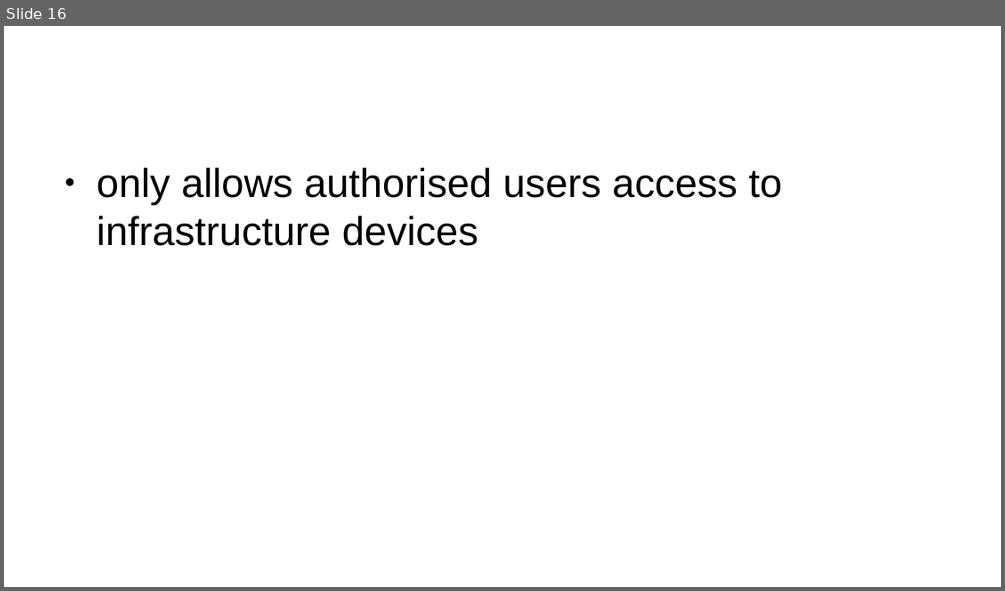
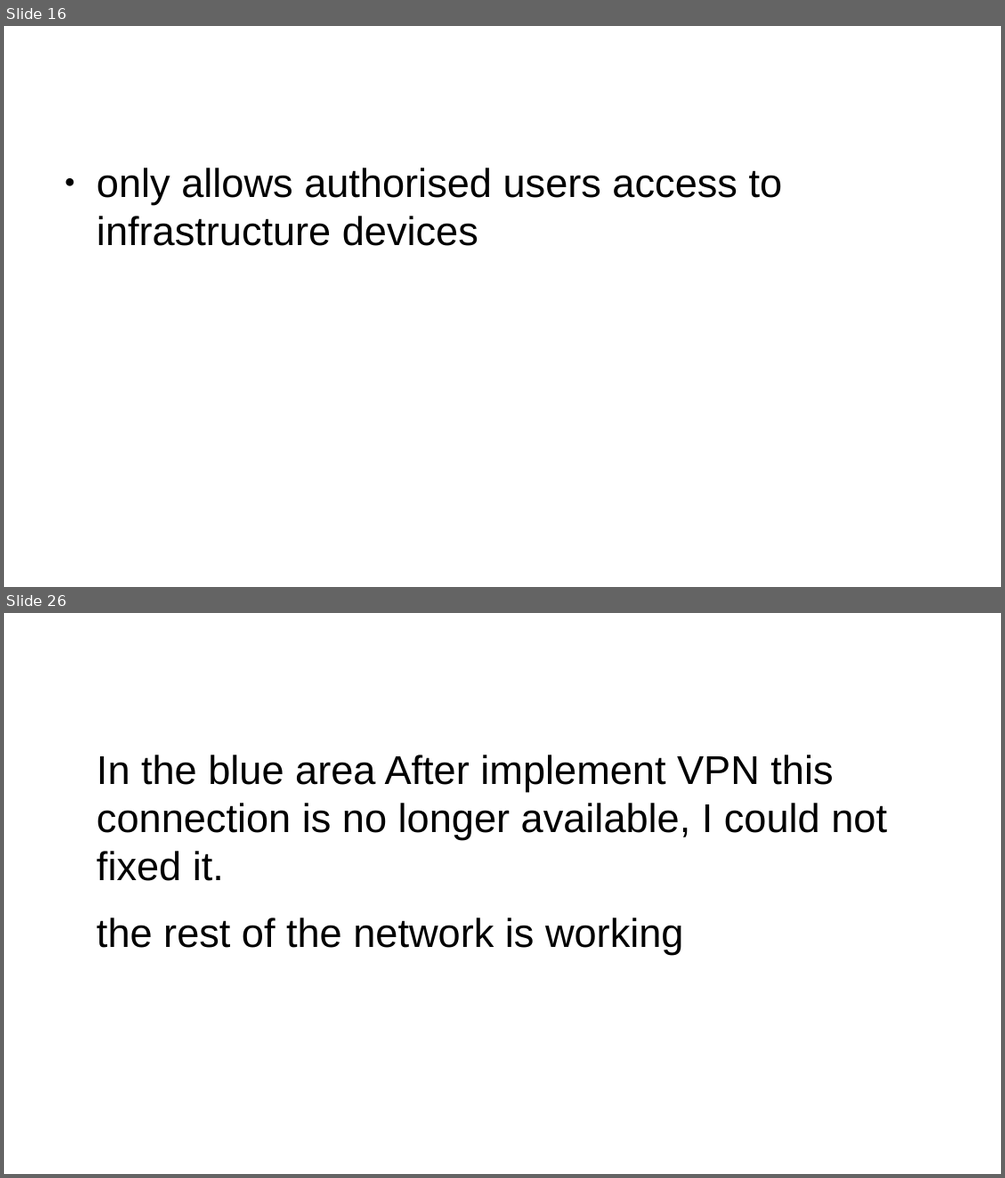
Before and after one commit to Advanced-Diploma-of-IT-Tel-Network-Eng/Assessments, a slide deck: TERM1-BLOCK1/2-ICTNWK541-Configure_Verify_Troubleshoot_WAN_links-IP_services/Assessmet_Task2/Task2/PacketTracer/guide-presentation.pptx. Shown one above the other, each under a label of ours: slide 16 before the commit, slides 16 and 26 after it; the slides between them are not shown. The pictures are 1005x591 and 1005x1178 pixels, drawn with LibreOffice and Linux fonts; fonts in the diff are those of the drawing. Boxes give left, top, right and bottom in pixels: in the first picture for what was removed or moved away, otherwise in the second. Text is boxed around its words. In the diff, an @@ line names an element or a change of style, - is before the commit and + after.

```diff
--- a/TERM1-BLOCK1/2-ICTNWK541-Configure_Verify_Troubleshoot_WAN_links-IP_services/Assessmet_Task2/Task2/PacketTracer/guide-presentation.pptx
+++ b/TERM1-BLOCK1/2-ICTNWK541-Configure_Verify_Troubleshoot_WAN_links-IP_services/Assessmet_Task2/Task2/PacketTracer/guide-presentation.pptx
@@ slide 26 added at (4, 613, 1001, 1174), background #FFFFFF @@
@@ text added at (97, 755, 887, 954), 32 pt, text #000000 @@
+In the blue area After implement VPN this connection is no longer available, I could not fixed it.
+the rest of the network is working
```
Also in this commit, not shown: 2 slides changed, 16 other slides added, 16 slides removed, 2 other files.
